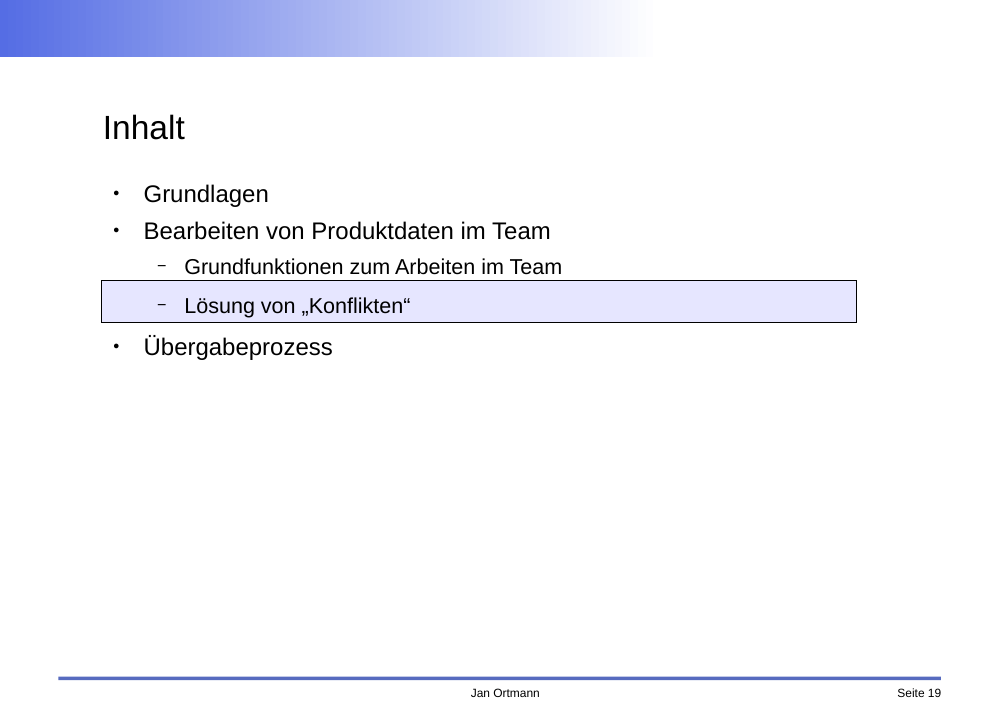
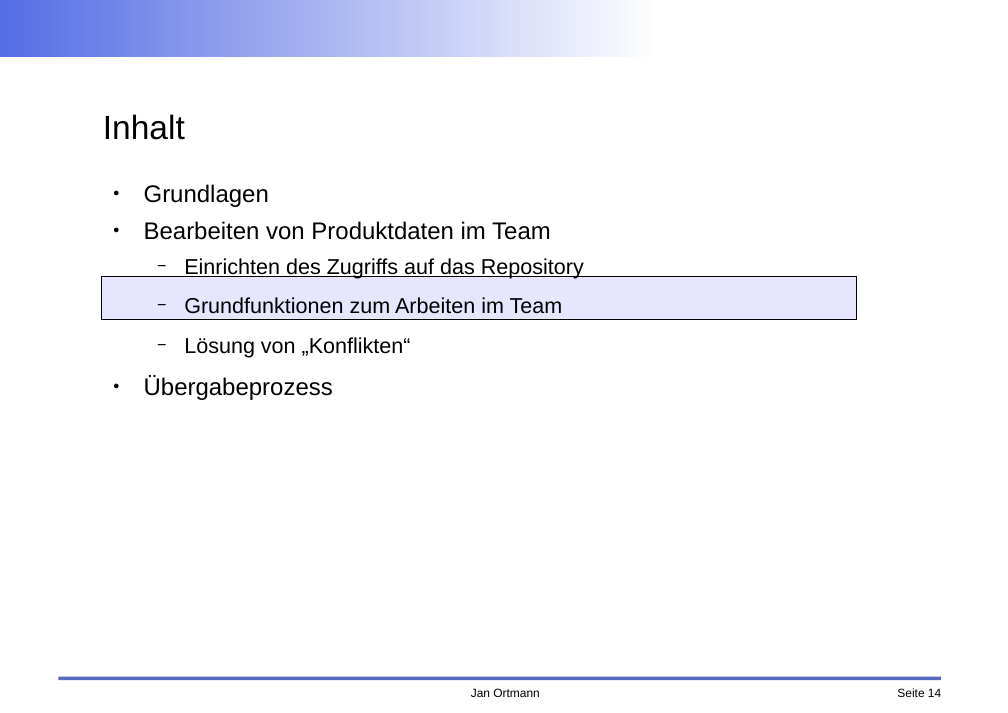
Before and after one commit to faktorips/faktorips.base, a slide deck: slide 14 of org.faktorips.doc/workshop/fachabteilung/FaktorIPS-Schulung FA Arbeiten im Team.odp (slide 19 before the commit). Drawn at 1008x713 pixels with LibreOffice and Linux fonts; fonts in the diff are those of the drawing; background and template pictures are left out. Boxes give left, top, right and bottom in pixels: in the first picture for what was removed or moved away, otherwise in the second. Text is boxed around its words. In the diff, an @@ line names an element or a change of style, - is before the commit and + after.

```diff
--- a/org.faktorips.doc/workshop/fachabteilung/FaktorIPS-Schulung FA Arbeiten im Team.odp
+++ b/org.faktorips.doc/workshop/fachabteilung/FaktorIPS-Schulung FA Arbeiten im Team.odp
@@ text at box(184, 258, 584, 279): paragraph added @@
+  − Einrichten des Zugriffs auf das Repository
@@ page number at box(897, 688, 941, 697): text changed @@
-Seite 19
+Seite 14
```
Also in this commit, not shown: 6 other slides changed, 14 slides added, 3 slides removed, 10 other files.
